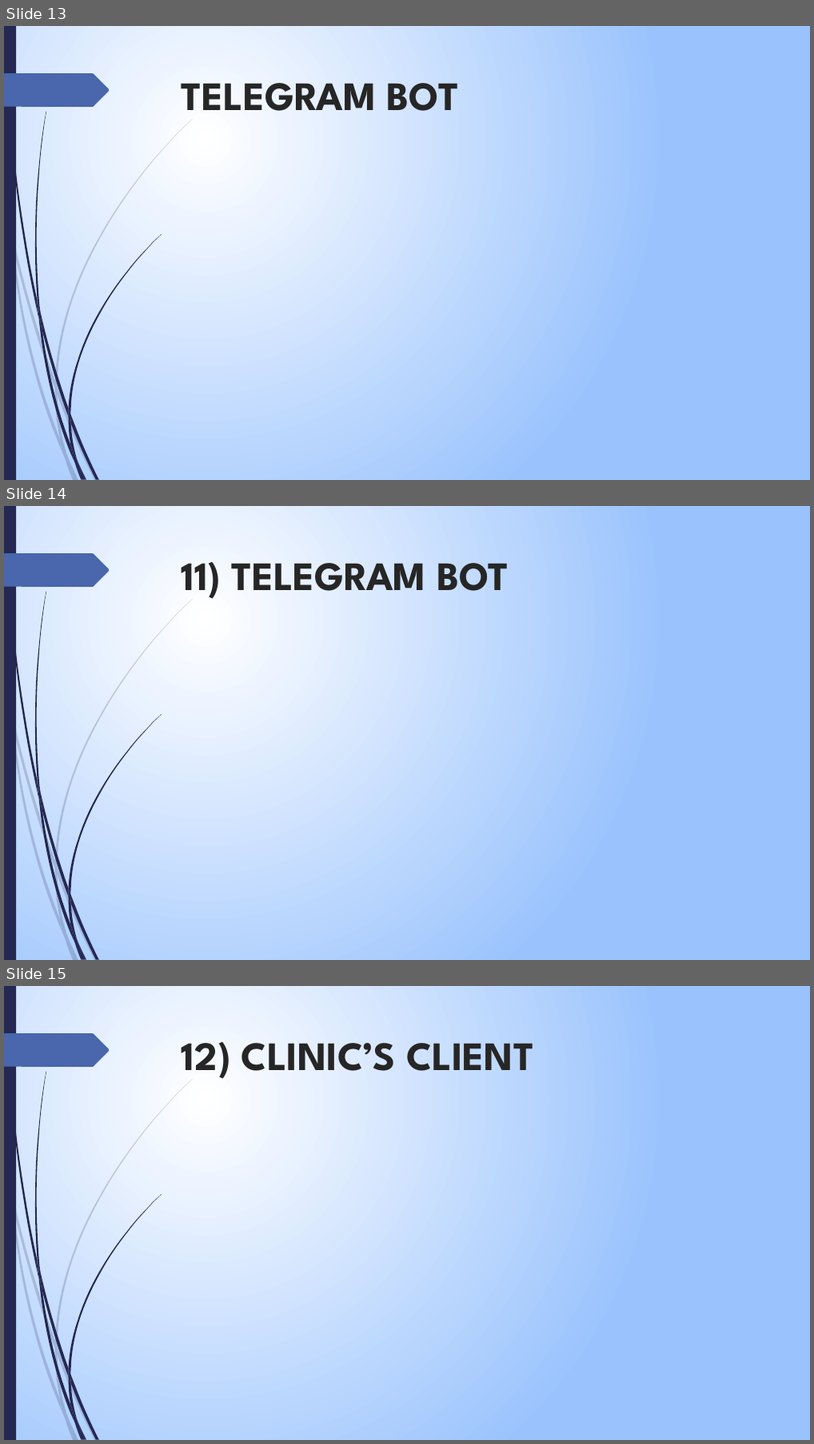
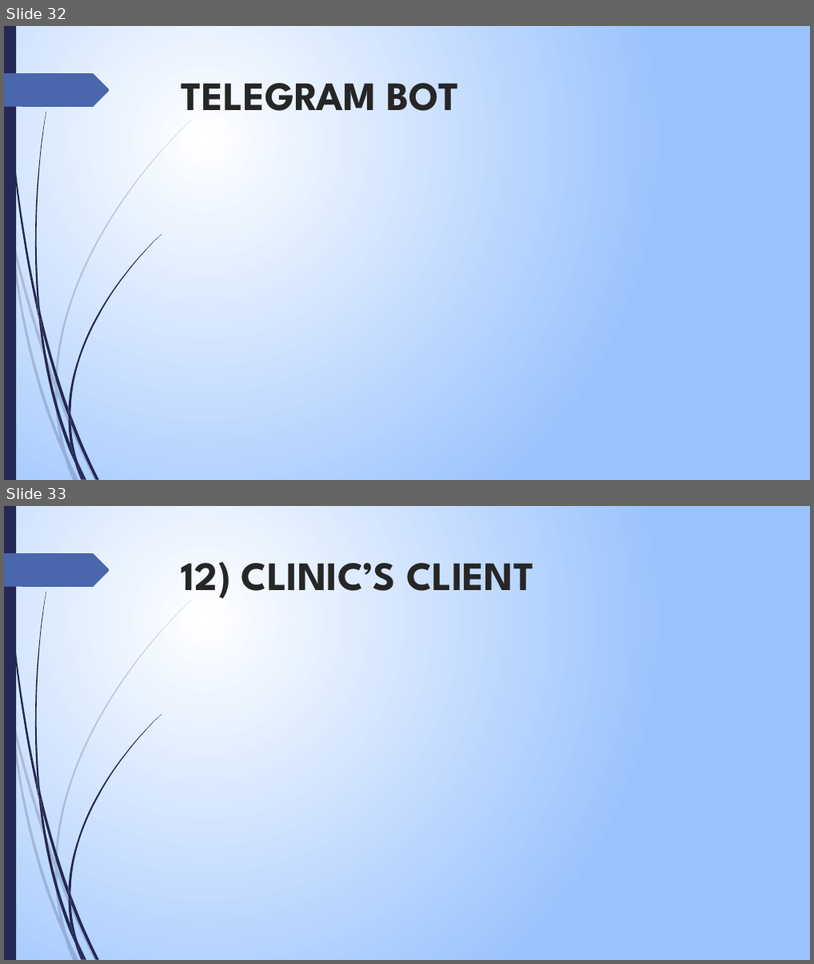
Before and after one commit to edo98811/IoT_project, a slide deck: Documenti/progetto_finale_last.pptx. Shown one above the other, each under a label of ours: slides 13, 14 and 15 before the commit, slides 32 and 33 after it. The pictures are 814x1444 and 814x964 pixels, drawn with LibreOffice and Linux fonts; fonts in the diff are those of the drawing. Boxes give left, top, right and bottom in pixels: in the first picture for what was removed or moved away, otherwise in the second. Text is boxed around its words. In the diff, an @@ line names an element or a change of style, - is before the commit and + after.

```diff
--- a/Documenti/progetto_finale_last.pptx
+++ b/Documenti/progetto_finale_last.pptx
@@ slide 14 removed at [4,506,810,960], background gradient #FFFFFF to #9BC3FE; not listed: 24 template elements that a slide beside it also shows @@
@@ title removed at [182,562,510,599] @@
-11) TELEGRAM BOT
@@ what was slide 13 is now slide 32 @@
@@ what was slide 15 is now slide 33 @@
```
Also in this commit, not shown: 19 slides added.
